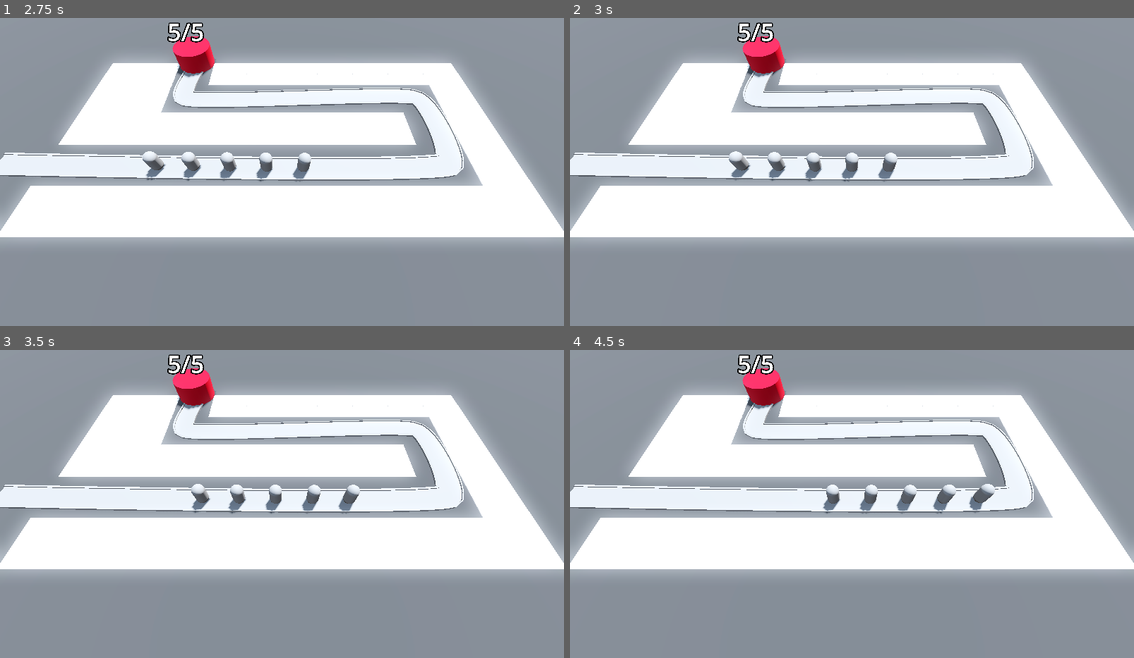
Above: before the commit, frames 1-4 (two rows, left to right).
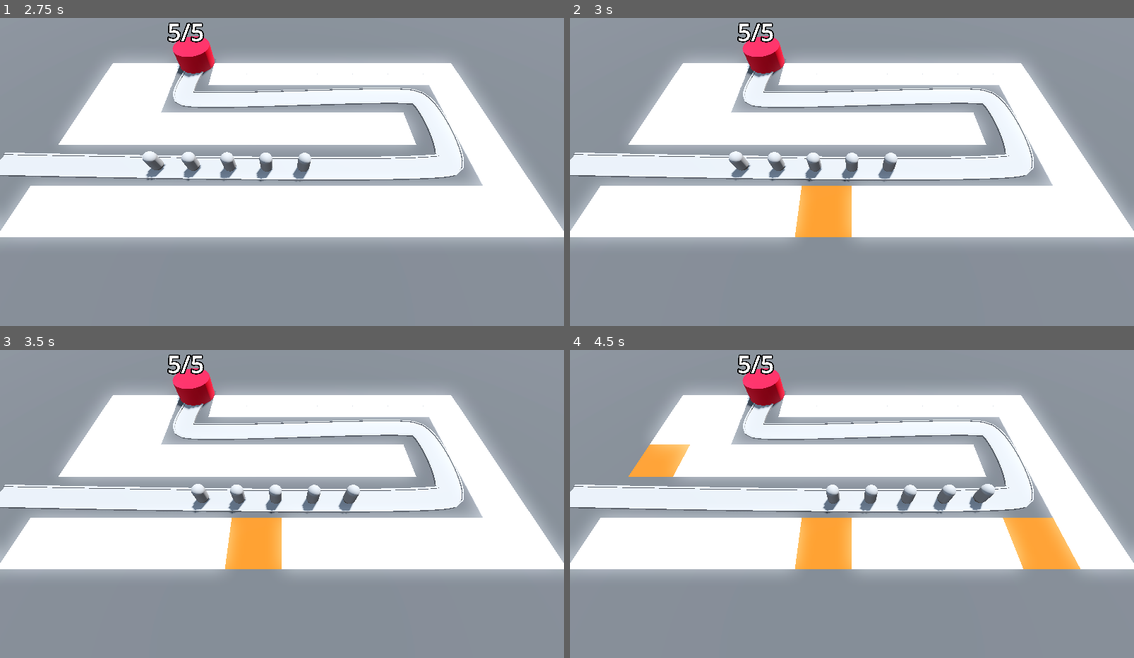
Above: after the commit, the same moments.

Repository: BerkayOzercan/Tutorial-Godot-Barbarian-Blaster
Game: Godot game, scene res://BaseLevel.tscn
The game is run twice, just before and just after one commit, with the same random seed, the same clock (stepped at 60 frames per second) and the same inputs.
Inputs (mouse positions are in pixels of both pictures, inside the frame that each line leads up to):
- Up to frame 1 (2.75 s): move the mouse to (406, 150) at 0.52 s; move the mouse to (169, 184) at 1.27 s; move the mouse to (338, 98) at 2.02 s
- Up to frame 2 (3 s): move the mouse to (823, 230) at 2.77 s
- Up to frame 3 (3.5 s): no input
- Up to frame 4 (4.5 s): move the mouse to (1021, 547) at 3.52 s; move the mouse to (682, 451) at 4.27 s

Frame 1 is identical in both runs. In frame 2, 1.7% of the frame differs, in the area x 39-50%, y 53-73%; in frame 3, 1.7%; in frame 4, 4.4%, in the area x 10-91%, y 30-73%.

Commit message:
Edit : update grid cells

Diff:
--- a/BaseLevel.tscn
+++ b/BaseLevel.tscn
@@ -42,7 +42,8 @@
 size = Vector3(100, 2, 100)
 material = SubResource("StandardMaterial3D_5hl3j")
 
-[node name="RayPickerCamera" parent="." instance=ExtResource("1_v4fvo")]
+[node name="RayPickerCamera" parent="." node_paths=PackedStringArray("gridMap") instance=ExtResource("1_v4fvo")]
+gridMap = NodePath("../GridMap")
 
 [node name="GridMap" type="GridMap" parent="."]
 mesh_library = ExtResource("1_bx40k")
--- a/RayPickerCamera/ray_picker_camera.gd
+++ b/RayPickerCamera/ray_picker_camera.gd
@@ -1,4 +1,6 @@
 extends Camera3D
+
+@export var gridMap: GridMap
 
 @onready var ray_cast_3d: RayCast3D = $RayCast3D
 
@@ -9,6 +11,10 @@
 	ray_cast_3d.target_position = project_local_ray_normal(mouse_position) * 100
 	ray_cast_3d.force_raycast_update()
 
-	print(ray_cast_3d.get_collider())
-	print(ray_cast_3d.get_collision_point())
-	pass
+	if ray_cast_3d.is_colliding():
+		var collider = ray_cast_3d.get_collider()
+		if collider is GridMap:
+			var collision_point = ray_cast_3d.get_collision_point()
+			var cell = gridMap.local_to_map(collision_point)
+			if gridMap.get_cell_item(cell) == 0:
+				gridMap.set_cell_item(cell, 1)
